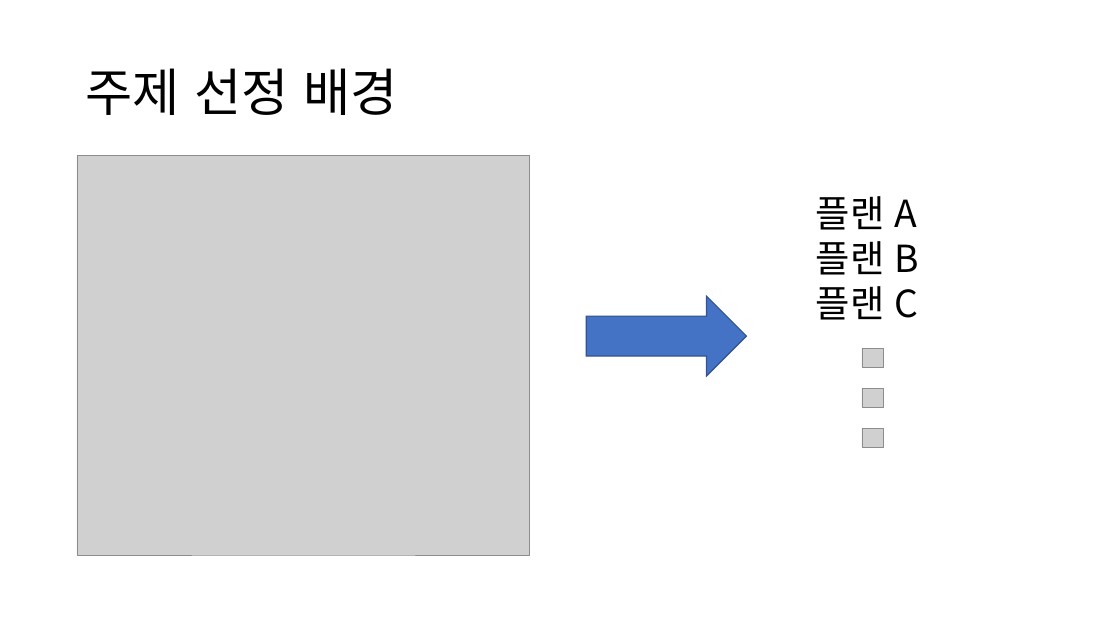
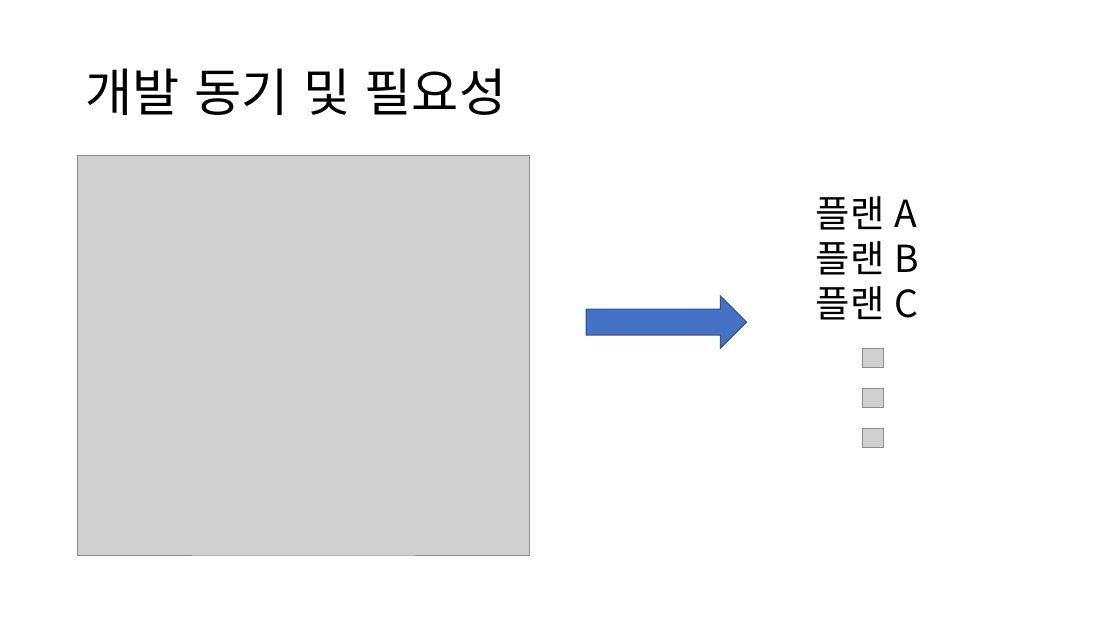
Before and after one commit to gichangee/chat-gpt-timetable, a slide deck: slide 4 of docs/중간발표자료.pptx. Drawn at 1120x630 pixels with LibreOffice and Linux fonts; fonts in the diff are those of the drawing; grey boxes stand for pictures. Boxes give left, top, right and bottom in pixels: in the first picture for what was removed or moved away, otherwise in the second. Text is boxed around its words. In the diff, an @@ line names an element or a change of style, - is before the commit and + after.

```diff
--- a/docs/중간발표자료.pptx
+++ b/docs/중간발표자료.pptx
@@ title at [85,68,507,115]: text changed @@
-주제 선정 배경
+개발 동기 및 필요성
@@ right arrow: place and size @@
-right arrow at [586,297,747,376]
+right arrow at [586,297,747,349]
```
Also in this commit, not shown: 5 other slides changed, 3 slides added, 7 slides removed, 6 other files.
